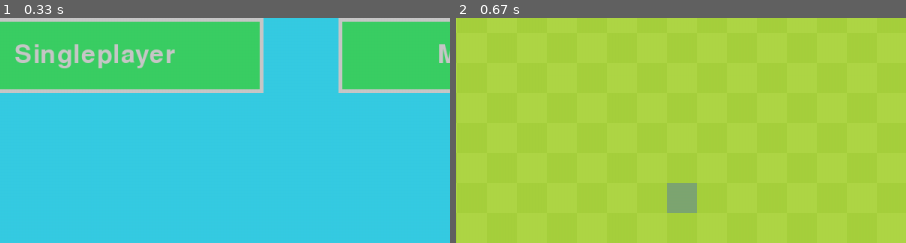
Above: before the commit, frames 1-2 (left to right).
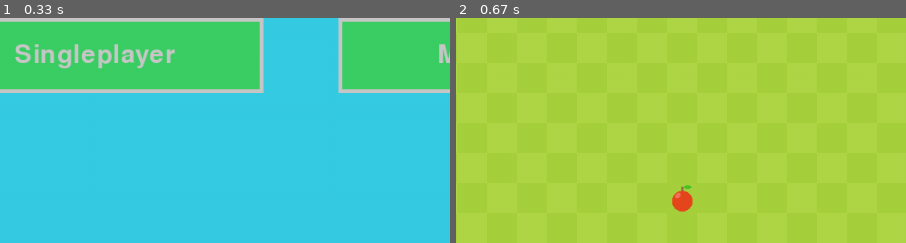
Above: after the commit, the same moments.

Repository: Chiarasenu/PYGAME-GIOCO-3P
Game: pygame game, started from gioco/gioco_snake.py
Same seed, same stepped clock (60 frames per second), same inputs: the game is played once before the commit and once after it.
Inputs (mouse positions are % of the whole screen's width and height, from its top left):
- Up to frame 1 (0.33 s): no input
- Up to frame 2 (0.67 s): click (27, 58) at 0.38 s
The pictures show only the part of the screen within x 17-67%, y 50-100%; the shares and areas given below are measured in that part.

Frame 1 is identical in both runs. In frame 2, 0.9% of the frame differs, in the area x 46-54%, y 73-87%.

Commit message:
La mela adesso si vede

Diff:
--- a/gioco/frutta.py
+++ b/gioco/frutta.py
@@ -15,14 +15,13 @@
     def __init__(self):
         self.randomizza()
         immagine_mela = pygame.image.load("Gioco/Immagini/Frutta/mela.png").convert_alpha()
-        size_mela = (40, 40)
-        self.mela = pygame.transform.scale(immagine_mela, size_mela)
-
+        #size_mela = (40, 40)
+        self.mela = pygame.transform.scale_by(immagine_mela, 0.3125)
 
     def draw_frutta(self):
         fruit_rect = pygame.Rect(int(self.pos.x * lato_celle),int(self.pos.y * lato_celle), lato_celle, lato_celle)
+        pygame.draw.rect(screen, (167, 209, 61),fruit_rect)
         screen.blit(self.mela,fruit_rect)
-        pygame.draw.rect(screen,(126,166,114),fruit_rect)
 
     def randomizza(self):
         self.x = randint(0, numero_celle - 1)
